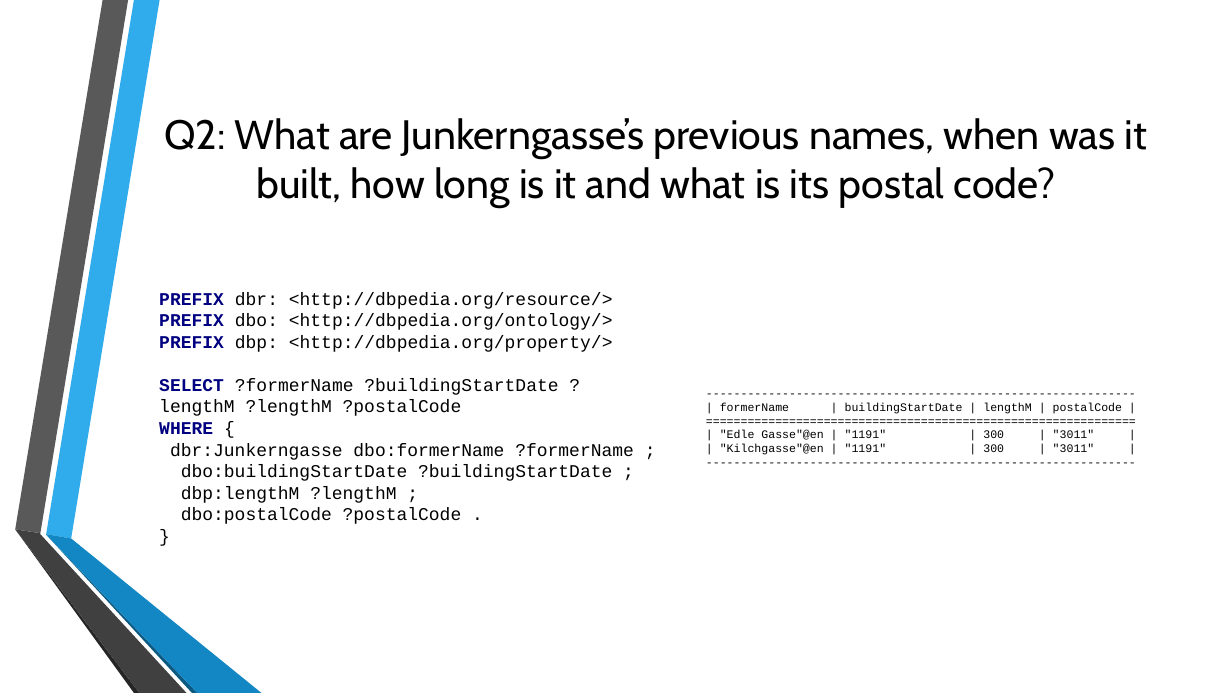
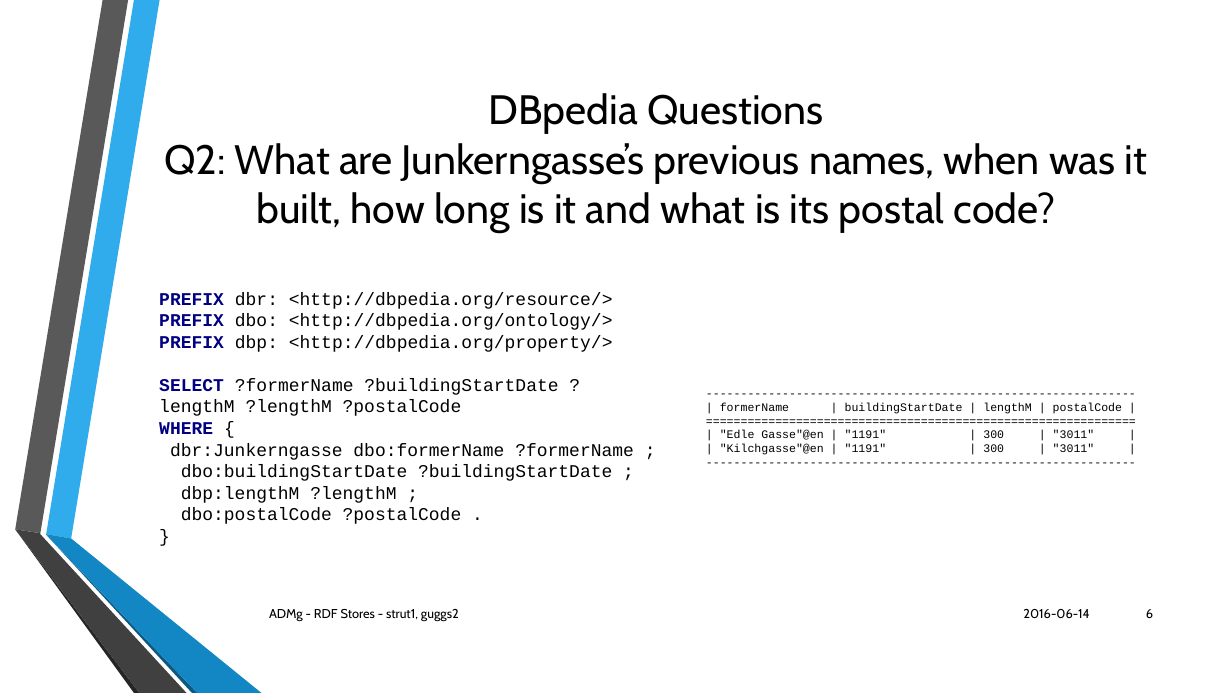
Before and after one commit to StrubT/ADMgRDFStores, a slide deck: slide 6 of presentation.pptx. Drawn at 1232x693 pixels with LibreOffice and Linux fonts; fonts in the diff are those of the drawing; background and template pictures are left out. Boxes give left, top, right and bottom in pixels: in the first picture for what was removed or moved away, otherwise in the second. Text is boxed around its words. In the diff, an @@ line names an element or a change of style, - is before the commit and + after.

Commit message:
update presentation

```diff
--- a/presentation.pptx
+++ b/presentation.pptx
@@ title at (164, 93, 1148, 233): text changed @@
-Q2: What are Junkerngasse’s previous names, when was it built, how long is it and what is its postal code?
+DBpedia Questions
+Q2: What are Junkerngasse’s previous names, when was it built, how long is it and what is its postal code?
@@ text added at (269, 609, 459, 622), 10 pt, text #000000 @@
+ADMg - RDF Stores - strut1, guggs2
@@ text added at (1023, 609, 1089, 618), 10 pt, text #000000 @@
+2016-06-14
@@ page number added at (1146, 609, 1153, 618), 10 pt, text #000000 @@
+6
```
Also in this commit, not shown: 8 other slides changed, 1 other file.
